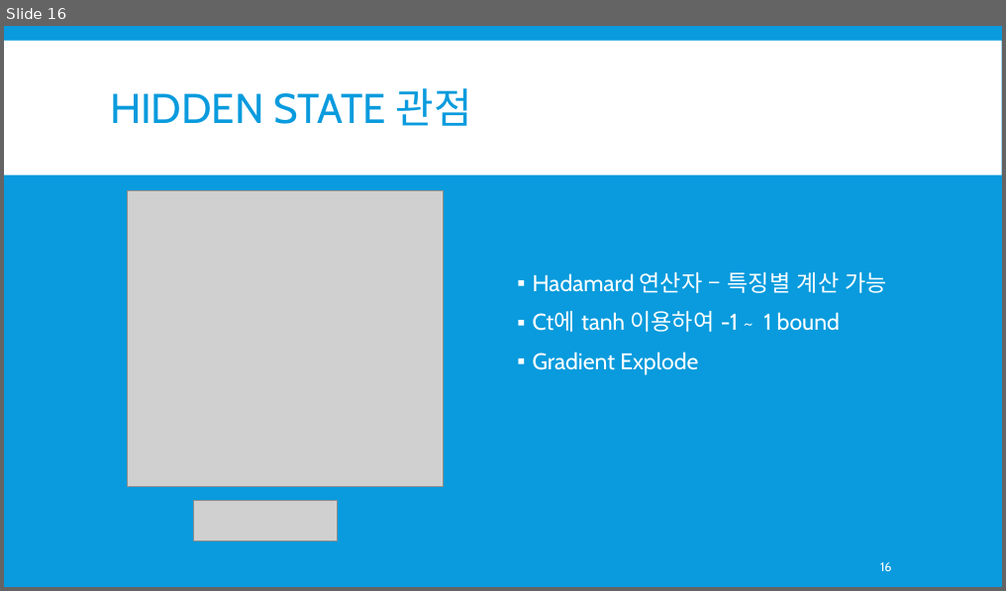
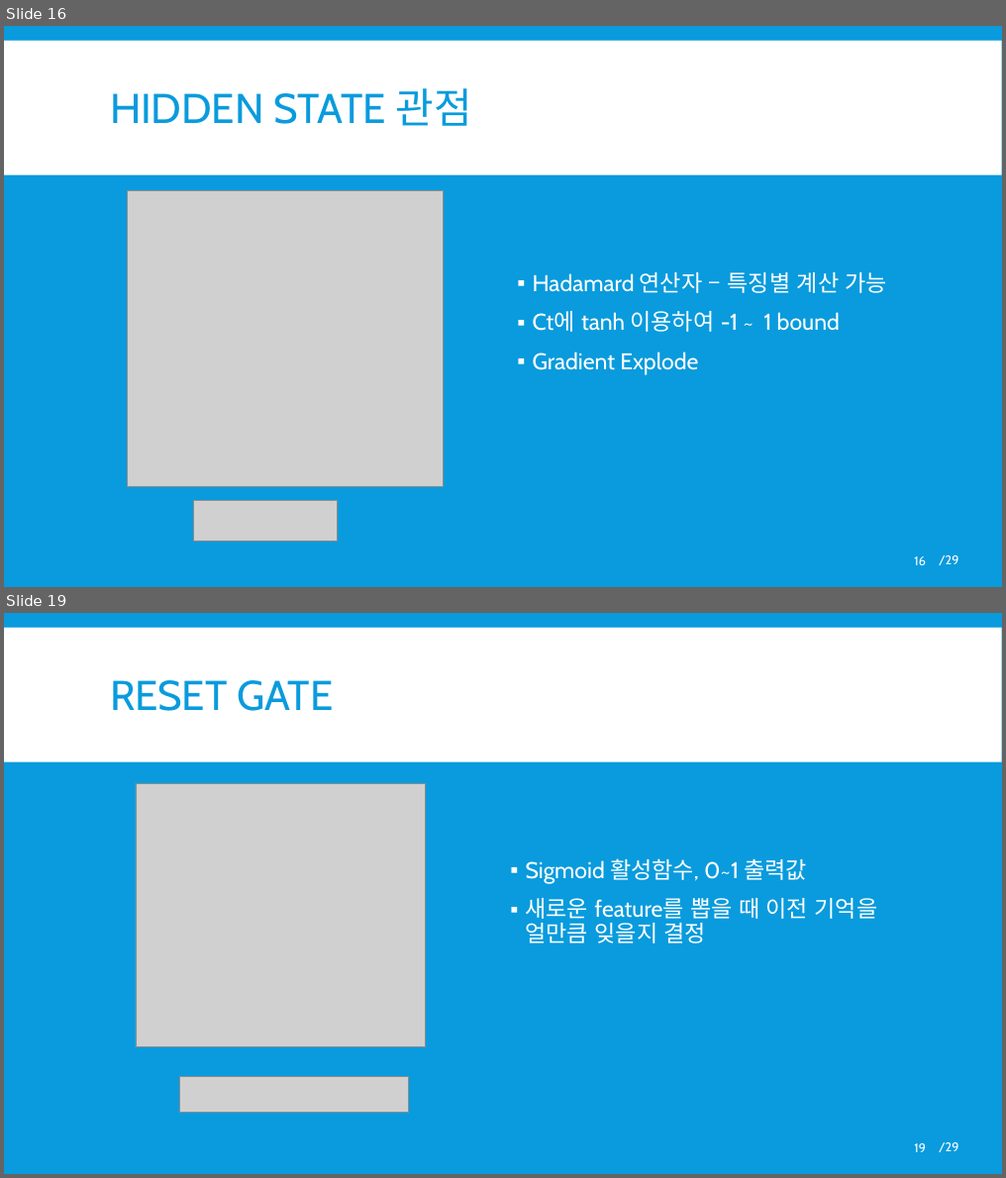
Before and after one commit to skj0108/seminar, a slide deck: RNN 순환 신경망.pptx. Shown one above the other, each under a label of ours: slide 16 before the commit, slides 16 and 19 after it; the slides between them are not shown. The pictures are 1006x591 and 1006x1178 pixels, drawn with LibreOffice and Linux fonts; fonts in the diff are those of the drawing; grey boxes stand for pictures. Boxes give left, top, right and bottom in pixels: in the first picture for what was removed or moved away, otherwise in the second. Text is boxed around its words. In the diff, an @@ line names an element or a change of style, - is before the commit and + after.

```diff
--- a/RNN 순환 신경망.pptx
+++ b/RNN 순환 신경망.pptx
@@ slide 19 added at [4, 613, 1002, 1174], background #099BDD; not listed: 2 template elements that a slide beside it also shows @@
@@ title added at [110, 680, 333, 711], 40 pt, text #099BDD @@
+RESET GATE
@@ picture added at [136, 783, 426, 1048] @@
@@ text added at [526, 859, 878, 944], 22 pt, text #FFFFFF @@
+▪ Sigmoid 활성함수, 0~1 출력값
+▪ 새로운 feature를 뽑을 때 이전 기억을 얼만큼 잊을지 결정
@@ picture added at [179, 1077, 408, 1113] @@
@@ page number added at [914, 1144, 926, 1153], 12 pt, text #FFFFFF @@
+19
@@ slide 16 changed as well @@
@@ page number: place and size @@
-page number at [880, 563, 892, 571]
+page number at [914, 557, 926, 566]
@@ text added at [939, 556, 958, 566], 12 pt, text #FFFFFF @@
+/29
```
Also in this commit, not shown: 15 other slides changed, 12 other slides added, 2 slides removed.
